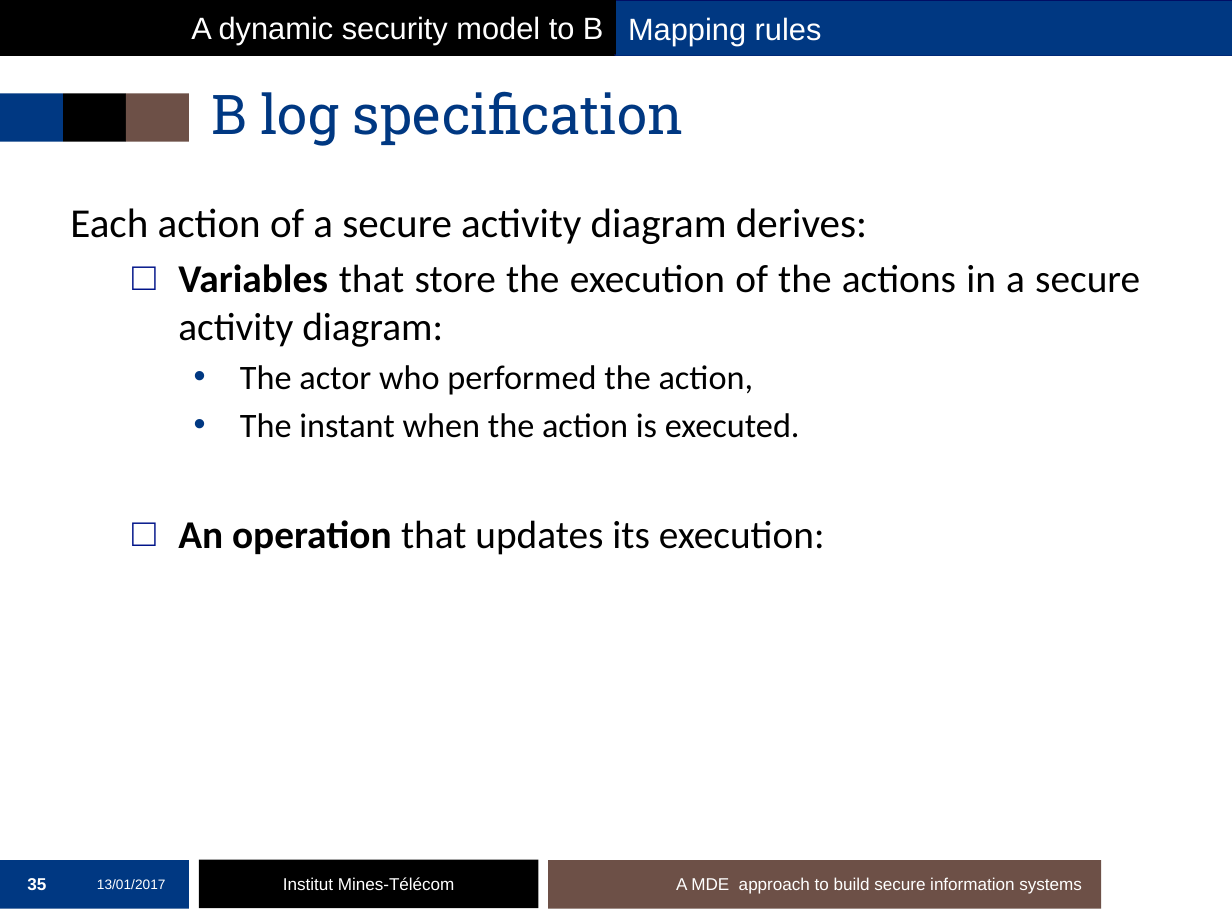
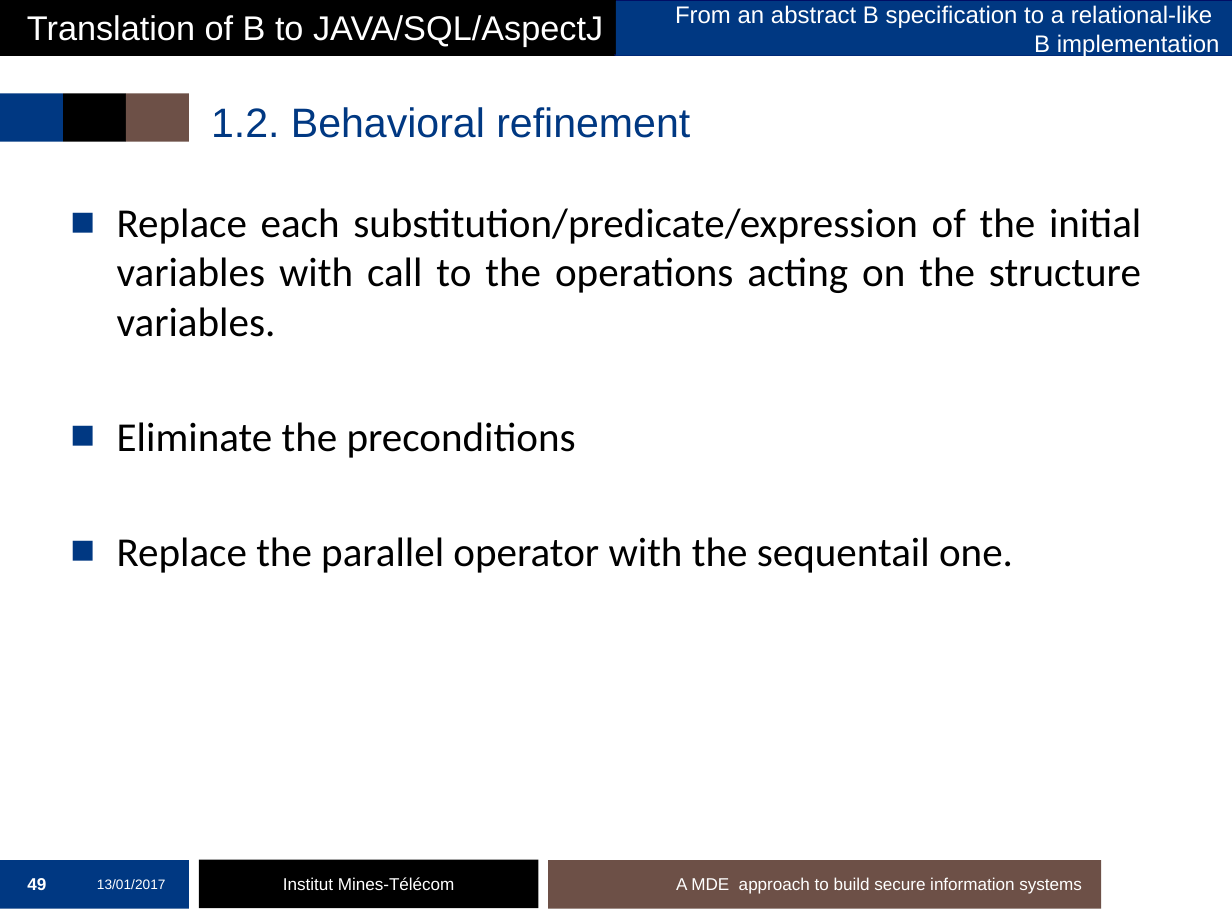
Before and after one commit to mai-ng/phdDefense, a slide deck: slide 49 of slides/presentation-defense.pptx (slide 35 before the commit). Drawn at 1232x924 pixels with LibreOffice and Linux fonts; fonts in the diff are those of the drawing; background and template pictures are left out. Boxes give left, top, right and bottom in pixels: in the first picture for what was removed or moved away, otherwise in the second. Text is boxed around its words. In the diff, an @@ line names an element or a change of style, - is before the commit and + after.

Commit message:
update the slides

```diff
--- a/slides/presentation-defense.pptx
+++ b/slides/presentation-defense.pptx
@@ text in rectangle at bbox=[27, 15, 603, 47]: text changed; size 18 to 20 pt @@
-A dynamic security model to B
+Translation of B to JAVA/SQL/AspectJ
@@ text in rectangle at bbox=[675, 5, 1220, 58]: text changed; size 18 to 14 pt @@
-Mapping rules
+From an abstract B specification to a relational-like
+B implementation
@@ title at bbox=[211, 107, 690, 138]: text changed; size 32 to 24 pt; font Roboto Slab to Arial @@
-B log specification
+1.2. Behavioral refinement
@@ text at bbox=[117, 208, 1141, 573]: text changed; size 23 to 24 pt @@
-Each action of a secure activity diagram derives:
-  □ Variables that store the execution of the actions in a secure activity diagram:
-    • The actor who performed the action,
-    • The instant when the action is executed.
-  □ An operation that updates its execution:
+■ Replace each substitution/predicate/expression of the initial variables with call to the operations acting on the structure variables.
+■ Eliminate the preconditions
+■ Replace the parallel operator with the sequentail one.
@@ page number at bbox=[27, 878, 46, 890]: text changed @@
-35
+49
```
Also in this commit, not shown: 28 other slides changed, 5 slides added, 1 slide removed.
